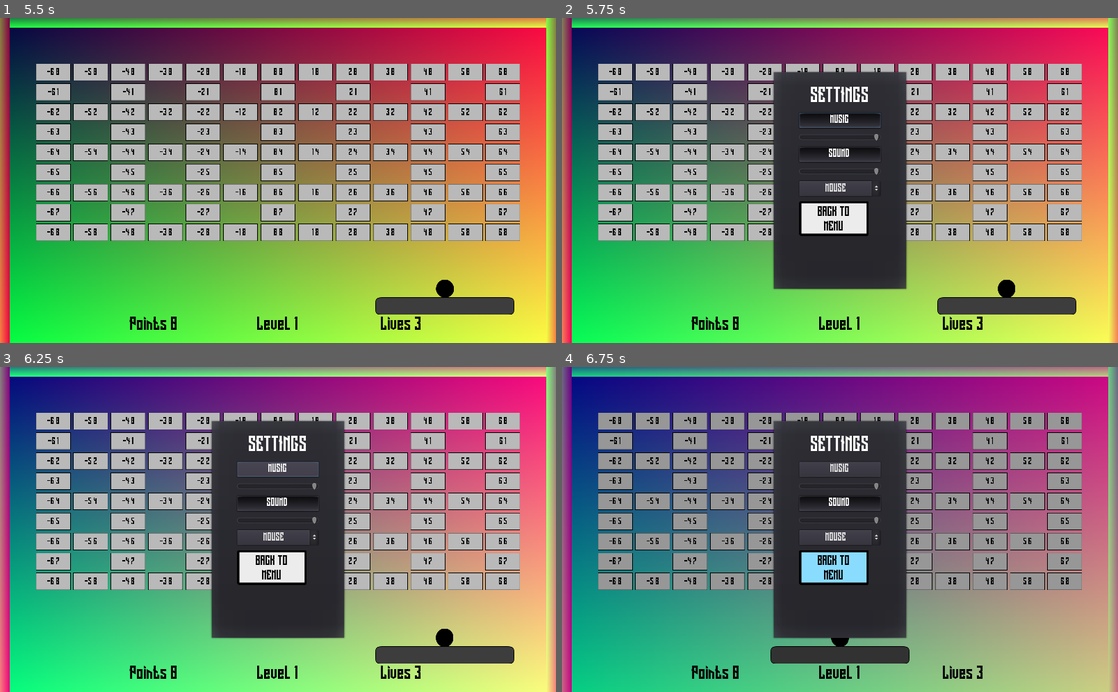
Above: before the commit, frames 1-4 (two rows, left to right).
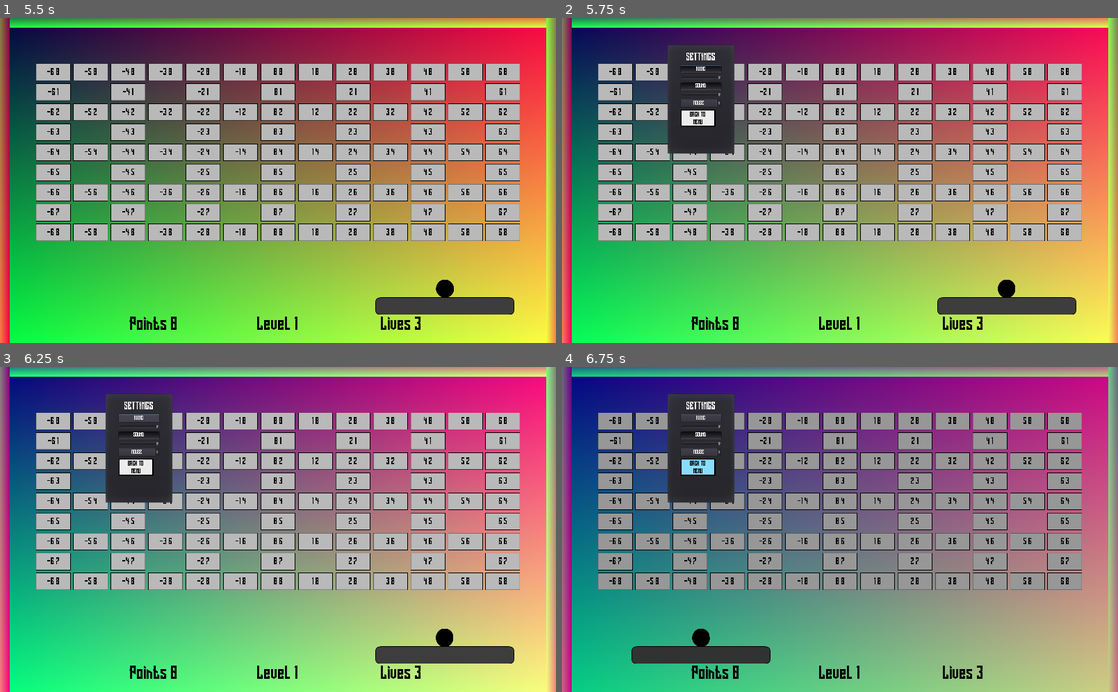
Above: after the commit, the same moments.

Repository: RhetHypo/BrickByBrickPolished
Game: Godot game, scene res://scenes/menus/MainTitle.tscn
Same seed, same stepped clock (60 frames per second), same inputs: the game is played once before the commit and once after it. Sound files missing from this copy of the repository are replaced by a short silence.
Inputs (mouse positions are in pixels of both pictures, inside the frame that each line leads up to):
- Up to frame 1 (5.5 s): move the mouse to (400, 164) at 0.52 s; hold Right (ui_right) 0.53-1.28 s; hold A (A) 0.53-1.28 s; tap D (D) at 0.8, 1.35, 4.55 s; move the mouse to (166, 196) at 1.27 s; hold Down (ui_down) 1.28-2.03 s; tap S (S) at 1.55, 5.3 s; tap Enter at 2 s; move the mouse to (333, 109) at 2.02 s; hold Right (ui_right) 2.03-2.75 s; hold S (S) 2.03-2.75 s; tap A (A) at 2.3, 4.35 s; click "NEW GAME" at 2.75 s; click "HIGHSCORES" at 3.5 s; move the mouse to (250, 245) at 4.27 s; hold Up (ui_up) 4.28-5.03 s; move the mouse to (444, 229) at 5.02 s; hold Left (ui_left) from 5.03 s (still down); hold D (D) from 5.03 s (still down)
- Up to frame 2 (5.75 s): keep holding Left (ui_left); keep holding D (D); tap Escape (pause) at 5.65 s
- Up to frame 3 (6.25 s): release Left (ui_left) at 5.75 s; release D (D) at 5.75 s; click "MUSIC" at 5.75 s
- Up to frame 4 (6.75 s): click "BACK TO MENU" at 6.5 s

Frame 1 is identical in both runs. In frame 2, 20% of the frame differs, in the area x 19-63%, y 8-84%; in frame 3, 20%; in frame 4, 23%, in the area x 12-63%, y 8-92%.

Commit message:
added music and some audio/pause dialog fixes

Diff:
--- a/scenes/entities/Ball.tscn
+++ b/scenes/entities/Ball.tscn
@@ -1,12 +1,11 @@
-[gd_scene load_steps=11 format=2]
+[gd_scene load_steps=10 format=2]
 
 [ext_resource path="res://scenes/entities/Ball.gd" type="Script" id=1]
 [ext_resource path="res://images/ball.png" type="Texture" id=2]
 [ext_resource path="res://images/trail.png" type="Texture" id=3]
 [ext_resource path="res://images/oddStuff/Ball.tres" type="Curve" id=4]
 [ext_resource path="res://audio/break.wav" type="AudioStream" id=5]
-[ext_resource path="res://audio/Bal.wav" type="AudioStream" id=6]
-[ext_resource path="res://audio/bonk.wav" type="AudioStream" id=7]
+[ext_resource path="res://audio/bonk.wav" type="AudioStream" id=6]
 
 [sub_resource type="PhysicsMaterial" id=1]
 friction = 0.0
@@ -57,10 +56,10 @@
 pitch_scale = 1.76
 
 [node name="paddlePlayer" type="AudioStreamPlayer" parent="."]
+stream = ExtResource( 5 )
+pitch_scale = 0.75
+
+[node name="wallPlayer" type="AudioStreamPlayer" parent="."]
 stream = ExtResource( 6 )
 pitch_scale = 2.0
-
-[node name="wallPlayer" type="AudioStreamPlayer" parent="."]
-stream = ExtResource( 7 )
-pitch_scale = 2.0
 [connection signal="body_entered" from="." to="." method="_on_Ball_body_entered"]
--- a/scenes/levels/Gamefield.gd
+++ b/scenes/levels/Gamefield.gd
@@ -32,8 +32,12 @@
 
 onready var camera = get_node("Camera2D")
 onready var deathAudio = get_node("deathPlayer")
+onready var musicAudio = get_node("musicPlayer")
 
 func _ready():
+	if settings.music_enabled:
+		musicAudio.volume_db = settings.music_level - 50
+		musicAudio.play()
 	Input.set_mouse_mode(Input.MOUSE_MODE_HIDDEN)
 	generate_bricks()
 	update_points(points, points)
@@ -100,6 +104,8 @@
 		globals.endgame = true
 		globals.endgame_score = points
 		globals.endgame_difficulty = settings.difficulty
+		deathAudio.play()
+		yield(deathAudio, "finished")
 		get_node("Transition").switch_scene("res://scenes/menus/Highscores.tscn")
 		#TODO: Actual game over screen
 
@@ -157,7 +163,7 @@
 	level_check()
 
 func pause_game():
-	get_node("Camera2D/CanvasLayer/PauseDialog").popup_centered()
+	get_node("PauseDialog").popup_centered()
 	get_tree().paused = true
 	Input.set_mouse_mode(Input.MOUSE_MODE_VISIBLE)
 
@@ -166,7 +172,7 @@
 	Input.set_mouse_mode(Input.MOUSE_MODE_HIDDEN)
 
 func init_settings():
-	get_node("Camera2D/CanvasLayer/PauseDialog/MarginContainer/VBoxContainer/DifficultyOptions").visible = false
+	get_node("PauseDialog/MarginContainer/VBoxContainer/DifficultyOptions").visible = false
 
 func generate_brick_shapes(shape, area = def_area):
 	var newBrick
--- a/scenes/levels/Gamefield.tscn
+++ b/scenes/levels/Gamefield.tscn
@@ -6,9 +6,10 @@
 [ext_resource path="res://scenes/entities/Wall.tscn" type="PackedScene" id=4]
 [ext_resource path="res://scenes/entities/Life.tscn" type="PackedScene" id=5]
 [ext_resource path="res://other/long_shot/Long_Shot.ttf" type="DynamicFontData" id=6]
-[ext_resource path="res://scenes/menus/PauseDialog.tscn" type="PackedScene" id=7]
-[ext_resource path="res://scenes/menus/Transition.tscn" type="PackedScene" id=8]
-[ext_resource path="res://audio/death.wav" type="AudioStream" id=9]
+[ext_resource path="res://scenes/menus/Transition.tscn" type="PackedScene" id=7]
+[ext_resource path="res://audio/death.wav" type="AudioStream" id=8]
+[ext_resource path="res://audio/KillingTime.wav" type="AudioStream" id=9]
+[ext_resource path="res://scenes/menus/PauseDialog.tscn" type="PackedScene" id=10]
 
 [sub_resource type="Shader" id=1]
 code = "shader_type canvas_item;
@@ -52,6 +53,7 @@
 position = Vector2( 1024, 1064 )
 
 [node name="Walls" type="Node2D" parent="."]
+editor/display_folded = true
 __meta__ = {
 "_edit_group_": true
 }
@@ -70,7 +72,6 @@
 position = Vector2( 1023.88, 612.042 )
 
 [node name="Camera2D" type="Camera2D" parent="."]
-editor/display_folded = true
 anchor_mode = 0
 current = true
 zoom = Vector2( 2, 2 )
@@ -138,21 +139,28 @@
 custom_fonts/font = SubResource( 7 )
 text = "Speed: 0"
 
-[node name="PauseDialog" parent="Camera2D/CanvasLayer" instance=ExtResource( 7 )]
-
 [node name="CompleteCheck" type="Timer" parent="."]
 autostart = true
 
 [node name="PointTimer" type="Timer" parent="."]
 wait_time = 0.05
 
-[node name="Transition" parent="." instance=ExtResource( 8 )]
+[node name="Transition" parent="." instance=ExtResource( 7 )]
 visible = false
 margin_right = 2048.0
 margin_bottom = 2048.0
 rect_min_size = Vector2( 2048, 2048 )
 
 [node name="deathPlayer" type="AudioStreamPlayer" parent="."]
+stream = ExtResource( 8 )
+
+[node name="musicPlayer" type="AudioStreamPlayer" parent="."]
 stream = ExtResource( 9 )
-[connection signal="popup_hide" from="Camera2D/CanvasLayer/PauseDialog" to="." method="_on_PauseDialog_popup_hide"]
+
+[node name="PauseDialog" parent="." instance=ExtResource( 10 )]
+margin_left = 492.0
+margin_top = 280.0
+margin_right = 742.0
+margin_bottom = 686.0
 [connection signal="timeout" from="CompleteCheck" to="." method="_on_CompleteCheck_timeout"]
+[connection signal="popup_hide" from="PauseDialog" to="." method="_on_PauseDialog_popup_hide"]
--- a/scenes/menus/Highscores.gd
+++ b/scenes/menus/Highscores.gd
@@ -9,8 +9,12 @@
 const SCORE = preload("res://scenes/menus/CustomScore.tscn")
 
 onready var grid = get_node("VBoxContainer/GridContainer")
+onready var musicAudio = get_node("musicPlayer")
 
 func _ready():
+	if settings.music_enabled:
+		musicAudio.volume_db = settings.music_level - 50
+		musicAudio.play()
 	Input.set_mouse_mode(Input.MOUSE_MODE_VISIBLE)
 	if globals.endgame:
 		get_node("NewHighscore").popup_centered()
--- a/scenes/menus/Highscores.tscn
+++ b/scenes/menus/Highscores.tscn
@@ -9,8 +9,9 @@
 [ext_resource path="res://images/disabled.png" type="Texture" id=7]
 [ext_resource path="res://images/focused.png" type="Texture" id=8]
 [ext_resource path="res://scenes/menus/Transition.tscn" type="PackedScene" id=9]
-
-[sub_resource type="Shader" id=11]
+[ext_resource path="res://audio/FadeInOutCipher.wav" type="AudioStream" id=10]
+
+[sub_resource type="Shader" id=1]
 code = "shader_type canvas_item;
 
 void fragment(){
@@ -249,6 +250,9 @@
 
 [node name="Transition" parent="." instance=ExtResource( 9 )]
 visible = false
+
+[node name="musicPlayer" type="AudioStreamPlayer" parent="."]
+stream = ExtResource( 10 )
 [connection signal="pressed" from="VBoxContainer/HBoxContainer/Easier" to="." method="_on_Easier_pressed"]
 [connection signal="pressed" from="VBoxContainer/HBoxContainer/Medium" to="." method="_on_Medium_pressed"]
 [connection signal="pressed" from="VBoxContainer/HBoxContainer/Harder" to="." method="_on_Harder_pressed"]
--- a/scenes/menus/MainTitle.gd
+++ b/scenes/menus/MainTitle.gd
@@ -2,9 +2,13 @@
 
 #onready var tween = get_node("TransitionTween")
 #onready var fadePanel = get_node("TransitionPanel")
+onready var musicAudio = get_node("musicPlayer")
 
 # Called when the node enters the scene tree for the first time.
 func _ready():
+	if settings.music_enabled:
+		musicAudio.volume_db = settings.music_level - 50
+		musicAudio.play()
 	$DelayTimer.start()
 	get_node("Transition").fade_in()
 	get_node("PauseDialog/MarginContainer/VBoxContainer/QuitToMainButton").visible = false
--- a/scenes/menus/MainTitle.tscn
+++ b/scenes/menus/MainTitle.tscn
@@ -9,6 +9,7 @@
 [ext_resource path="res://images/disabled.png" type="Texture" id=7]
 [ext_resource path="res://scenes/menus/PauseDialog.tscn" type="PackedScene" id=8]
 [ext_resource path="res://scenes/menus/Transition.tscn" type="PackedScene" id=9]
+[ext_resource path="res://audio/FadeInOutLocalForecast.wav" type="AudioStream" id=10]
 
 [sub_resource type="Shader" id=1]
 code = "shader_type canvas_item;
@@ -253,6 +254,9 @@
 
 [node name="Transition" parent="." instance=ExtResource( 9 )]
 visible = false
+
+[node name="musicPlayer" type="AudioStreamPlayer" parent="."]
+stream = ExtResource( 10 )
 [connection signal="animation_finished" from="AnimationPlayer" to="." method="_on_AnimationPlayer_animation_finished"]
 [connection signal="timeout" from="DelayTimer" to="." method="_on_DelayTimer_timeout"]
 [connection signal="pressed" from="CenterContainer/ButtonGrid/NewGameButton" to="." method="_on_NewGameButton_pressed"]
--- a/scenes/menus/PauseDialog.gd
+++ b/scenes/menus/PauseDialog.gd
@@ -1,4 +1,6 @@
 extends PopupDialog
+
+onready var musicAudio = get_parent().get_node("musicPlayer")
 
 # Called when the node enters the scene tree for the first time.
 func _ready():
@@ -19,6 +21,10 @@
 func _on_Music_pressed():
 	settings.music_enabled = !settings.music_enabled
 	update_settings()
+	if settings.music_enabled:
+		musicAudio.play()
+	else:
+		musicAudio.stop()
 
 
 func _on_MusicHSlider_value_changed(value):
@@ -27,6 +33,7 @@
 #		settings.music_enabled = true
 #	else:
 #		settings.music_enabled = false
+	musicAudio.volume_db = settings.music_level - 50
 	update_settings()
 
 
@@ -60,4 +67,4 @@
 
 func _on_QuitToMainButton_pressed():
 	get_tree().paused = false
-	get_parent().get_parent().get_parent().get_node("Transition").switch_scene("res://scenes/menus/MainTitle.tscn")
+	get_parent().get_node("Transition").switch_scene("res://scenes/menus/MainTitle.tscn")
--- a/scenes/menus/PauseDialog.tscn
+++ b/scenes/menus/PauseDialog.tscn
@@ -90,6 +90,7 @@
 margin_top = 86.0
 margin_right = 150.0
 margin_bottom = 102.0
+max_value = 50.0
 ticks_on_borders = true
 
 [node name="Sound" type="Button" parent="MarginContainer/VBoxContainer"]
Not shown, added: audio/FadeInOutCipher.wav.import
Not shown, added: audio/FadeInOutLocalForecast.wav.import
Not shown, added: audio/KillingTime.wav.import
Not shown: 1 places in scenes/levels/Gamefield.tscn that only renumber resources
Not shown: 3 places in scenes/menus/Highscores.tscn that only renumber resources
Not shown: 1 places in scenes/menus/MainTitle.tscn that only renumber resources
Not shown, added: audio/FadeInOutCipher.wav
Not shown, added: audio/FadeInOutLocalForecast.wav
Not shown, added: audio/KillingTime.wav
